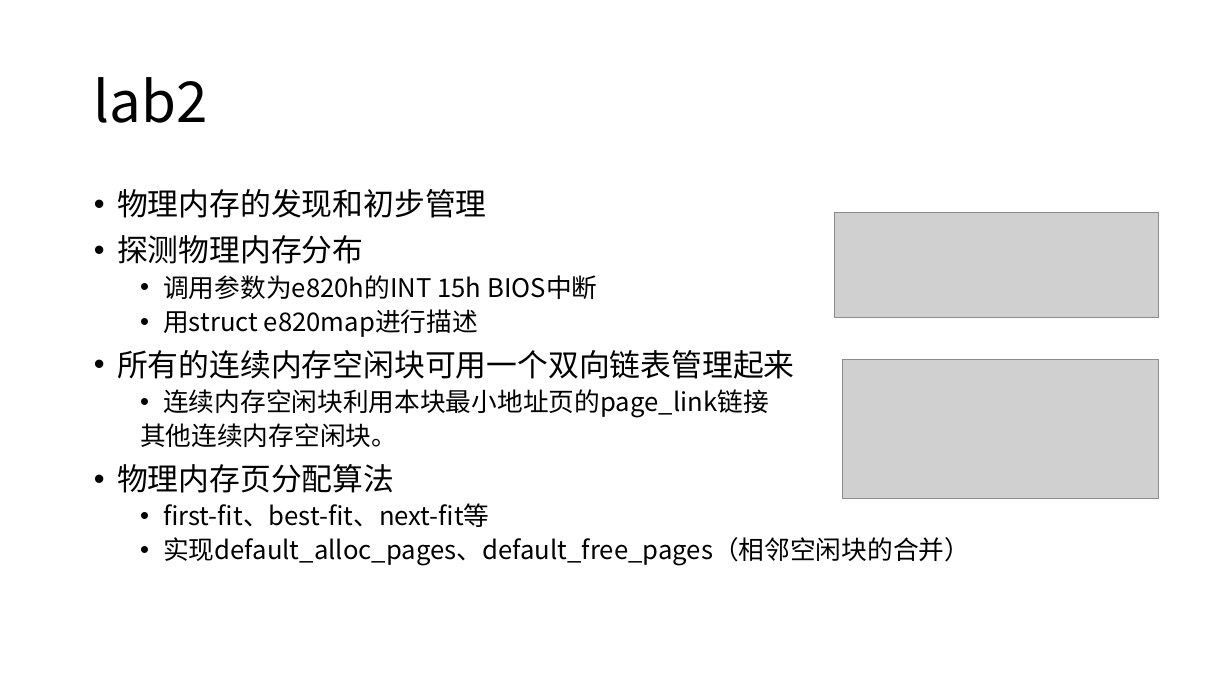
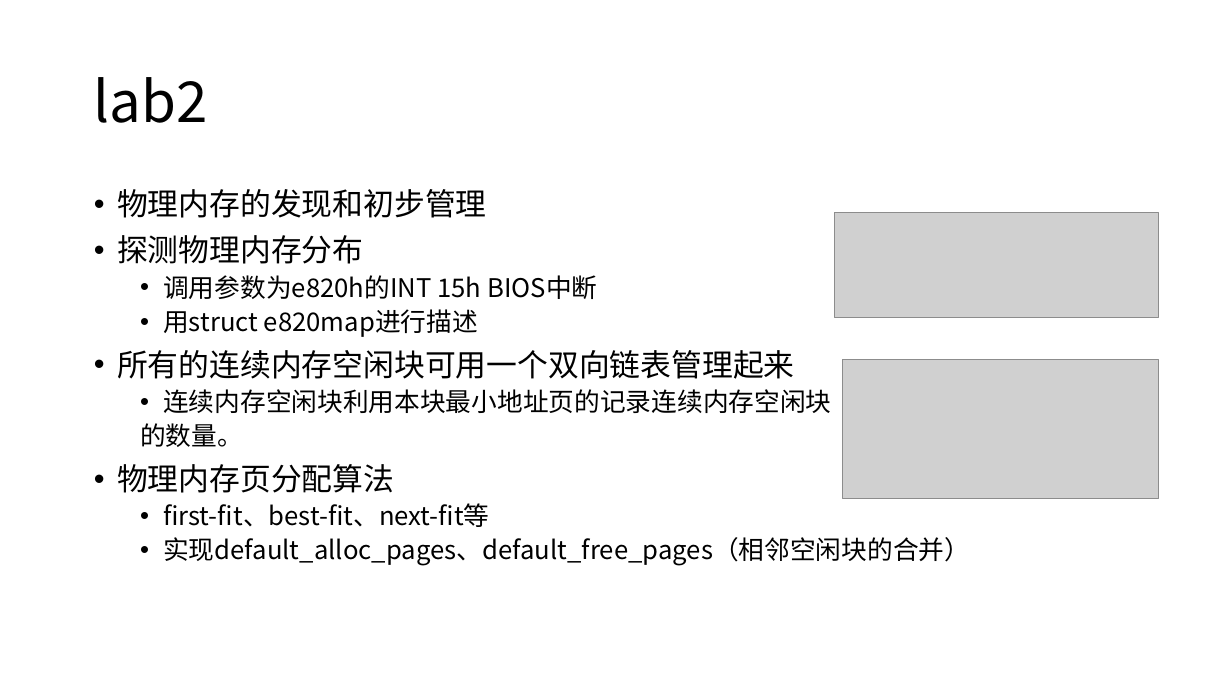
Before and after one commit to yuhao0102/aos_readlist, a slide deck: slide 8 of Project Proposal.pptx. Drawn at 1232x693 pixels with LibreOffice and Linux fonts; fonts in the diff are those of the drawing; grey boxes stand for pictures. Boxes give left, top, right and bottom in pixels: in the first picture for what was removed or moved away, otherwise in the second. Text is boxed around its words. In the diff, an @@ line names an element or a change of style, - is before the commit and + after.

```diff
--- a/Project Proposal.pptx
+++ b/Project Proposal.pptx
@@ text at (140, 389, 831, 447): text changed @@
-  • 连续内存空闲块利用本块最小地址页的page_link链接
-  其他连续内存空闲块。
+  • 连续内存空闲块利用本块最小地址页的记录连续内存空闲块
+  的数量。
```
Also in this commit, not shown: 9 other slides changed, 1 slide added, 6 other files.
